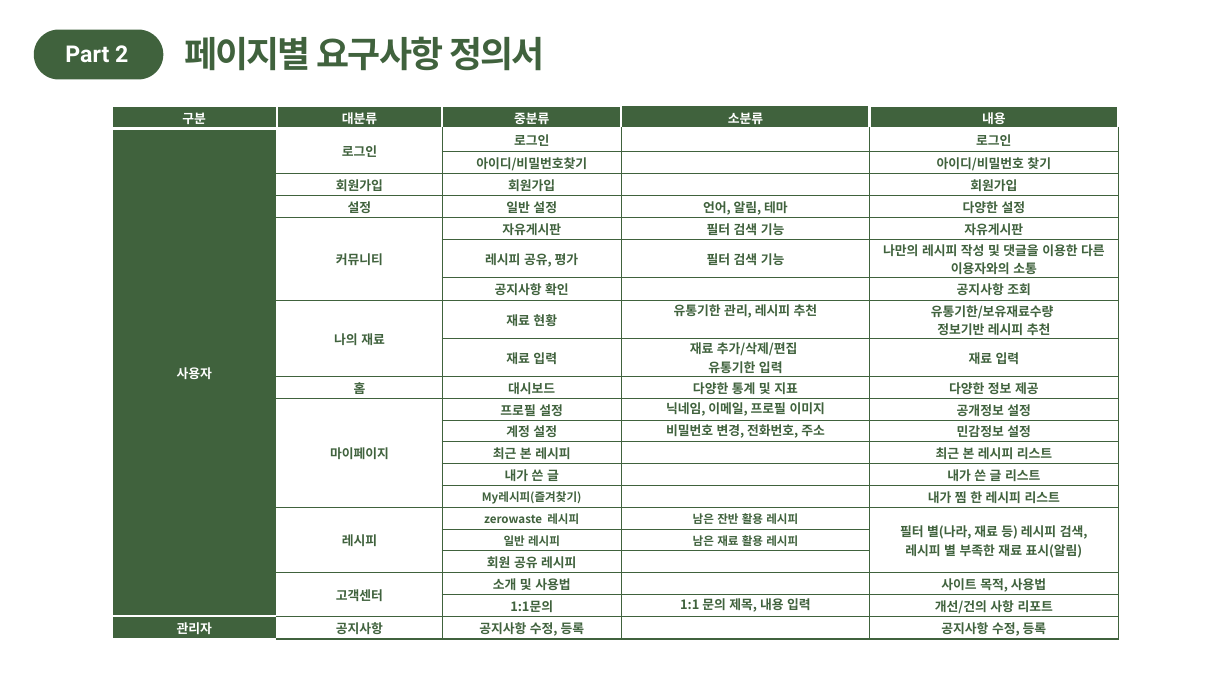
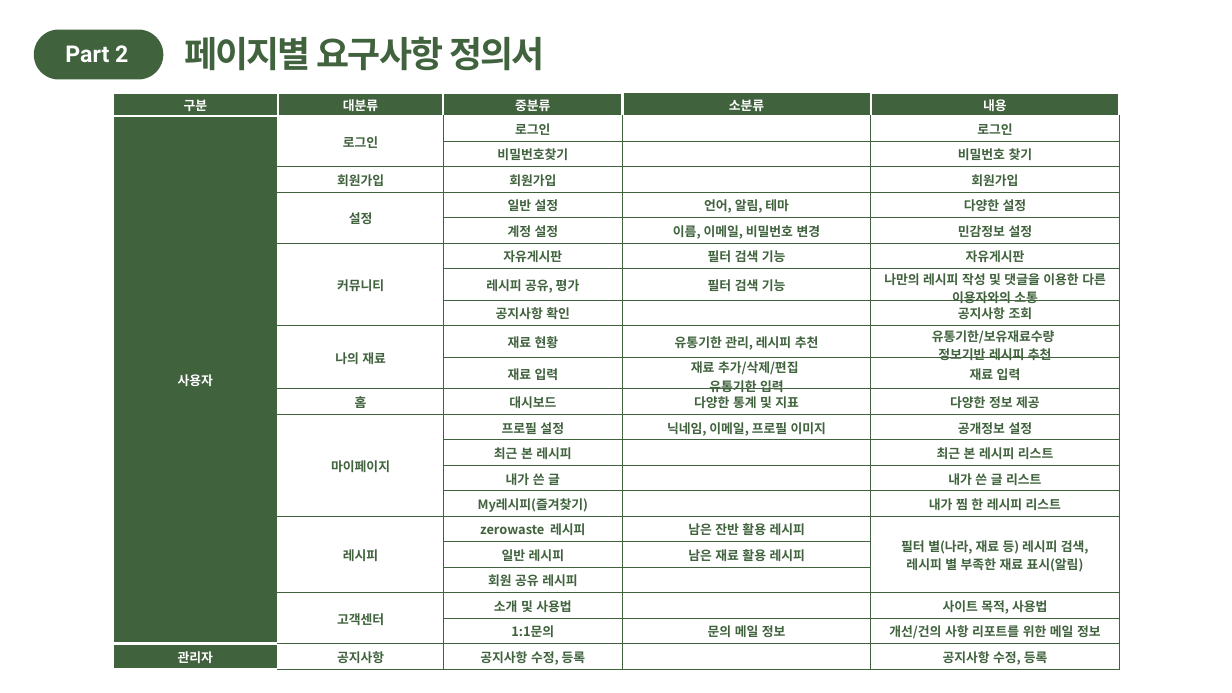
Before and after one commit to Yoon-jae-min/UsecaseDiagram, a slide deck: slide 7 of 수정/2조 요구사항 정의서, 유스케이스(최종).pptx. Drawn at 1232x693 pixels with LibreOffice and Linux fonts; fonts in the diff are those of the drawing. Boxes give left, top, right and bottom in pixels: in the first picture for what was removed or moved away, otherwise in the second. Text is boxed around its words. In the diff, an @@ line names an element or a change of style, - is before the commit and + after.

```diff
--- a/수정/2조 요구사항 정의서, 유스케이스(최종).pptx
+++ b/수정/2조 요구사항 정의서, 유스케이스(최종).pptx
@@ table at (113,93,1120,669) @@
-row 3, column 3: 아이디/비밀번호찾기
+row 3, column 3: 비밀번호찾기
-row 3, column 5: 아이디/비밀번호 찾기
+row 3, column 5: 비밀번호 찾기
+row 6:  |  | 계정 설정 | 이름, 이메일, 비밀번호 변경 | 민감정보 설정
-row 13:  |  | 계정 설정 | 비밀번호 변경, 전화번호, 주소 | 민감정보 설정
-row 21, column 4: 1:1 문의 제목, 내용 입력
+row 21, column 4: 문의 메일 정보
-row 21, column 5: 개선/건의 사항 리포트
+row 21, column 5: 개선/건의 사항 리포트를 위한 메일 정보
@@ size 9 to 10 pt in "My레시피(즐겨찾기)", "zerowaste 레시피", "남은 잔반 활용 레시피", "일반 레시피" and 1 more places @@
@@ table: place and size @@
-table at (112,106,1119,640)
+table at (113,93,1120,669)
```
Also in this commit, not shown: 2 other files.
